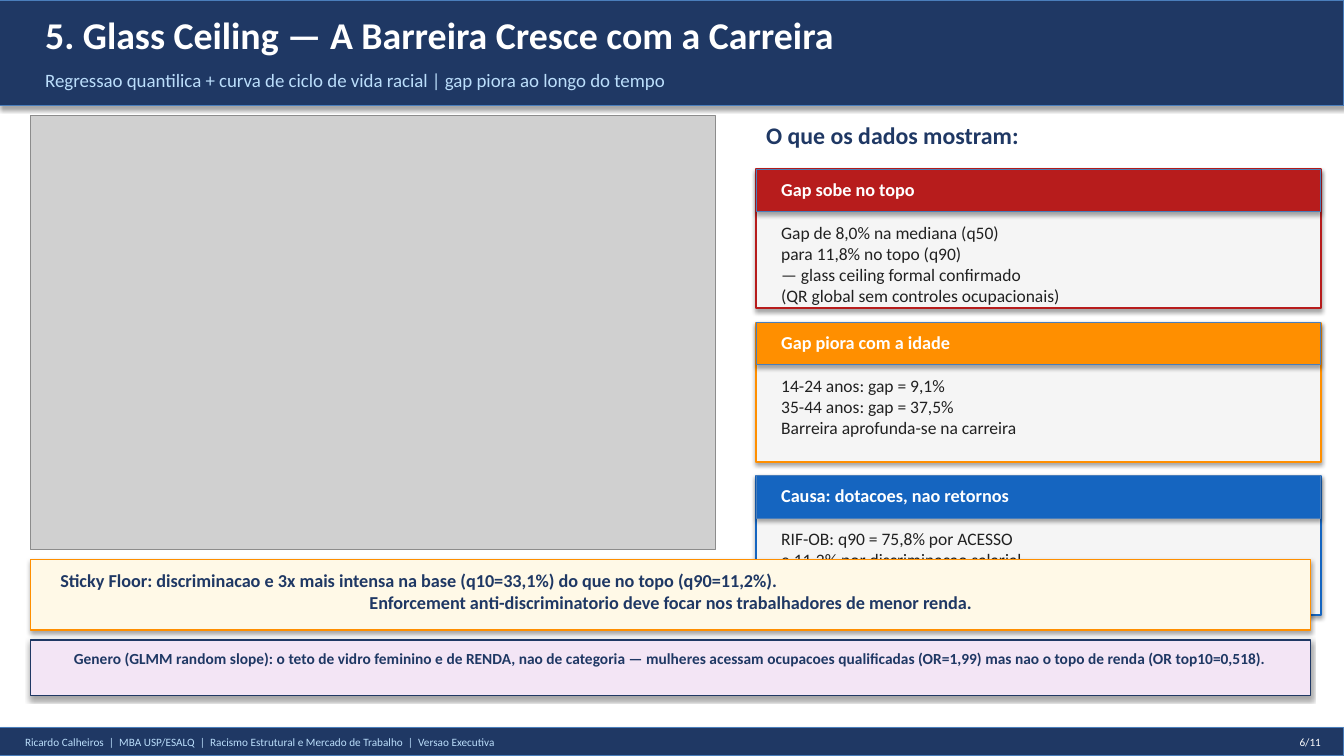
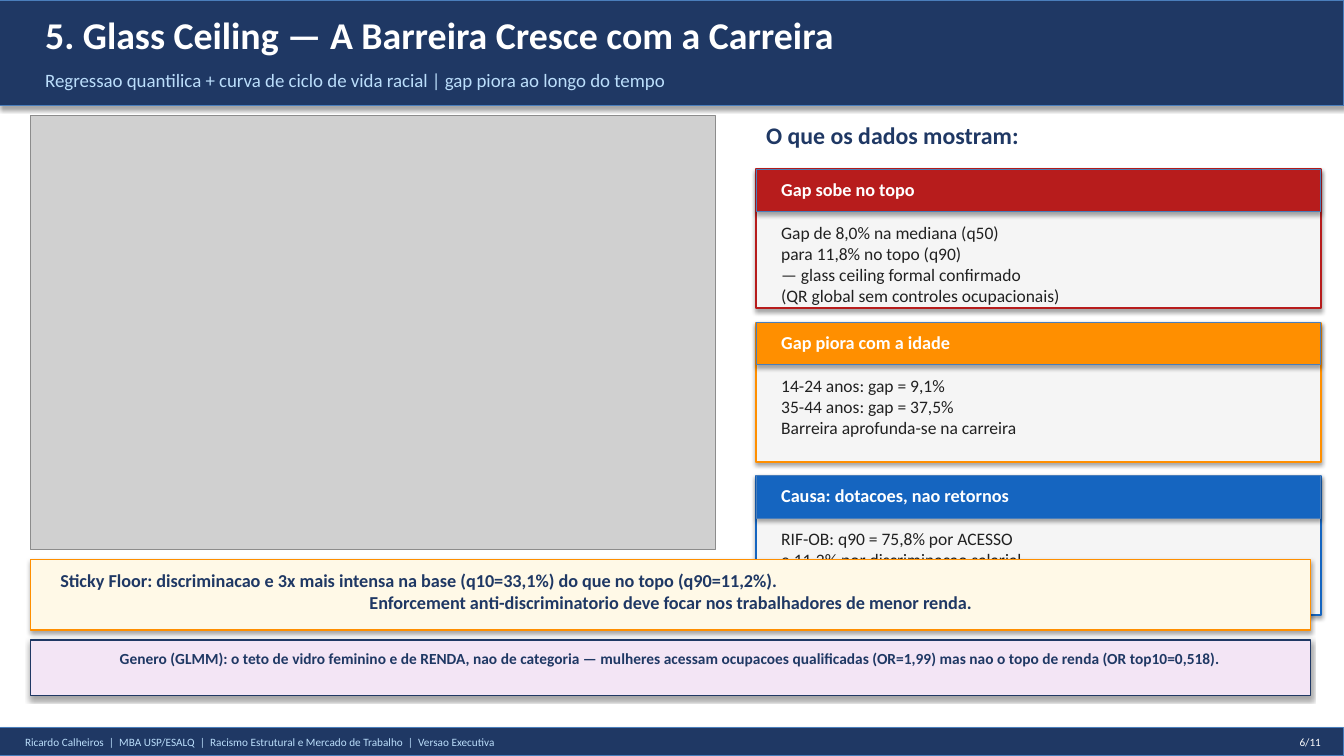
Before and after one commit to rickinrj-ux/ProjetoRacismoPNAD, a slide deck: slide 6 of entregaveis/apresentacao_executiva_tcc.pptx. Drawn at 1344x756 pixels with LibreOffice and Linux fonts; fonts in the diff are those of the drawing; grey boxes stand for pictures. Boxes give left, top, right and bottom in pixels: in the first picture for what was removed or moved away, otherwise in the second. Text is boxed around its words. In the diff, an @@ line names an element or a change of style, - is before the commit and + after.

```diff
--- a/entregaveis/apresentacao_executiva_tcc.pptx
+++ b/entregaveis/apresentacao_executiva_tcc.pptx
@@ text at box(120, 652, 1219, 667): text changed @@
-Genero (GLMM random slope): o teto de vidro feminino e de RENDA, nao de categoria — mulheres acessam ocupacoes qualificadas (OR=1,99) mas nao o topo de renda (OR top10=0,518).
+Genero (GLMM): o teto de vidro feminino e de RENDA, nao de categoria — mulheres acessam ocupacoes qualificadas (OR=1,99) mas nao o topo de renda (OR top10=0,518).
```
Also in this commit, not shown: 3 other slides changed, 1 slide removed, 4 other files.
